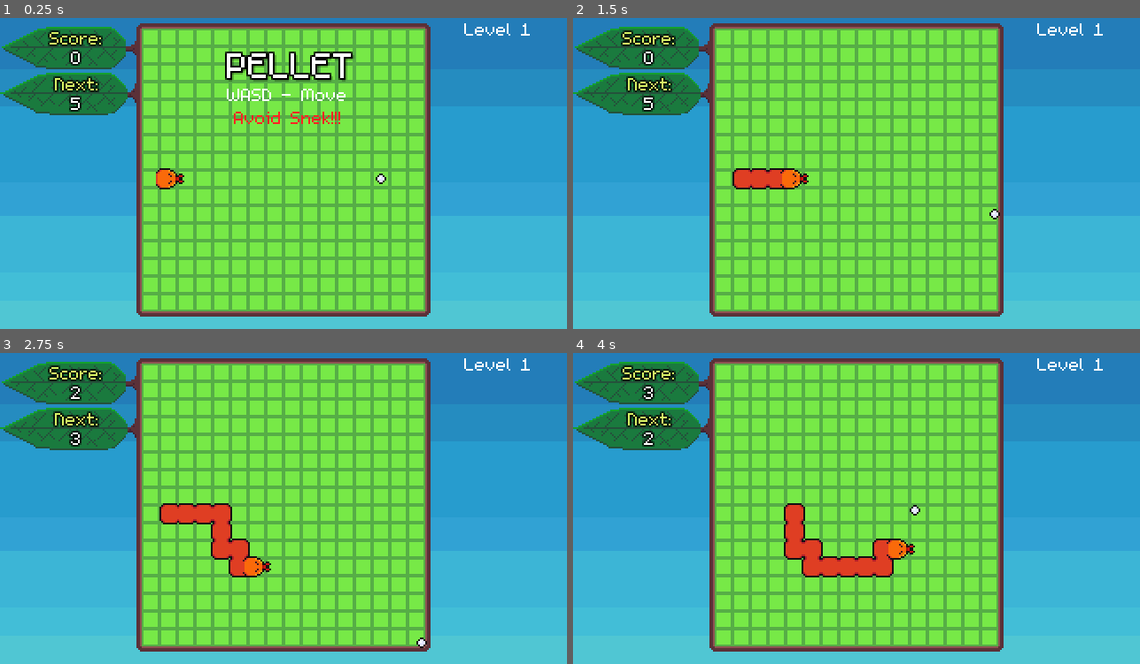
Above: before the commit, frames 1-4 (two rows, left to right).
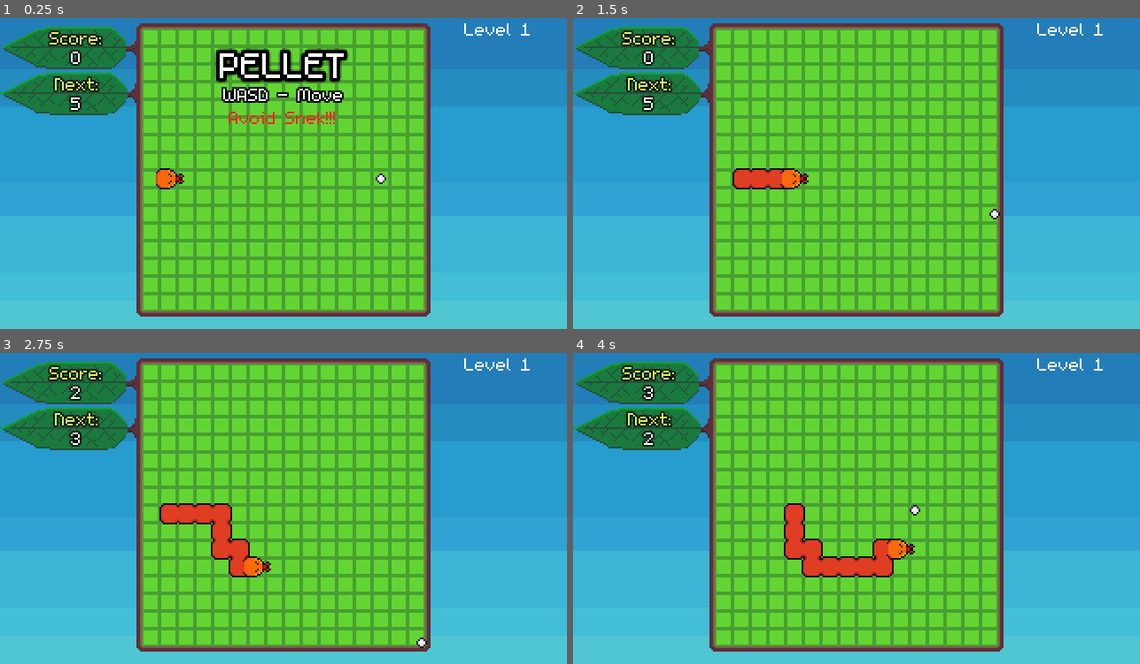
Above: after the commit, the same moments.

Repository: bdunko/Pellet
Game: Godot game, scene res://main.tscn
The game is run twice, just before and just after one commit, with the same random seed, the same clock (stepped at 60 frames per second) and the same inputs.
Inputs:
- Up to frame 1 (0.25 s): no input
- Up to frame 2 (1.5 s): tap Enter at 0.5 s; hold D (right) 0.53-1.28 s; hold S (down) from 1.28 s (still down)
- Up to frame 3 (2.75 s): release S (down) at 2.03 s; hold D (right) from 2.03 s (still down)
- Up to frame 4 (4 s): release D (right) at 2.78 s; hold W (up) 2.78-3.53 s; hold A (left) from 3.53 s (still down)

The runs differ from the first frame. In frame 1, 2.9% of the frame differs, in the area x 37-63%, y 9-35%; in frame 2, less than 0.1%; in frame 3, less than 0.1%; in frame 4, less than 0.1%.

Commit message:
high score

Diff:
--- a/main.gd
+++ b/main.gd
@@ -5,7 +5,9 @@
 }
 
 var state = State.WAITING
-
+var highscore = 0
+
+const HIGH_SCORE_FORMAT = "High Score: %d"
 const LEVEL_FORMAT = "[center]Level %d[/center]"
 const TIME_FORMAT = "[center]You lasted [color=lightblue]%d[/color] seconds.[/center]"
 const SCORE_FORMAT = "[center]And earned [color=green]%d[/color] points![/center]"
@@ -28,7 +30,7 @@
 var MAX_LEVEL = LEVEL_TIMES.size()
 var MAX_LEVEL_TIME = 40
 
-var GRID_COLORS = [null, Color(119/255.0, 233/255.0, 71/255.0), Color(202/255.0, 205/255.0, 71/255.0), Color(222/255.0, 181/255.0, 190/255.0),
+var GRID_COLORS = [null, Color(99/255.0, 213/255.0, 51/255.0), Color(202/255.0, 205/255.0, 71/255.0), Color(222/255.0, 181/255.0, 190/255.0),
 Color(113/255.0, 225/255.0, 155/255.0), Color(234/255.0, 226/255.0, 155/255.0), Color(203/255.0, 105/255.0, 145/255.0),
 Color(231/255.0, 121/255.0, 41/255.0), Color(100/255.0, 28/255.0, 55/255.0), Color(56/255.0, 134/255.0, 170/255.0),
 Color(106/255.0, 88/255.0, 225/255.0), Color(255/255.0, 190/255.0, 62/255.0), Color(0, 0, 0)]
@@ -194,6 +196,10 @@
 	$Pellet.reset()
 	$Pellet.enable()
 	state = State.WAITING
+	if score > highscore:
+		highscore = score
+		$StartupInfo/HighScore.text = HIGH_SCORE_FORMAT % highscore
+		$StartupInfo/HighScore.visible = true
 	score = 0
 	spawn_count = DEFAULT_SPAWN_COUNT
 	$StartupInfo.on_reset()
--- a/main.tscn
+++ b/main.tscn
@@ -97,32 +97,42 @@
 script = ExtResource("5_162x5")
 
 [node name="Title" type="Label" parent="StartupInfo"]
-offset_left = 128.0
 offset_top = 16.0
-offset_right = 200.0
+offset_right = 320.0
 offset_bottom = 45.0
 theme_override_colors/font_shadow_color = Color(0, 0, 0, 1)
 theme_override_colors/font_outline_color = Color(0, 0, 0, 1)
-theme_override_constants/outline_size = 4
+theme_override_constants/outline_size = 9
 theme_override_font_sizes/font_size = 32
 text = "PELLET"
 horizontal_alignment = 1
 
 [node name="Controls" type="Label" parent="StartupInfo"]
-offset_left = 128.0
 offset_top = 40.0
-offset_right = 196.0
+offset_right = 320.0
 offset_bottom = 56.0
+theme_override_colors/font_outline_color = Color(0, 0, 0, 1)
+theme_override_constants/outline_size = 4
 text = "WASD - Move"
 horizontal_alignment = 1
 
 [node name="Avoid" type="Label" parent="StartupInfo"]
-offset_left = 132.0
 offset_top = 53.0
-offset_right = 193.0
+offset_right = 320.0
 offset_bottom = 69.0
 theme_override_colors/font_color = Color(1, 0.145098, 0.137255, 1)
 text = "Avoid Snek!!!"
+horizontal_alignment = 1
+
+[node name="HighScore" type="Label" parent="StartupInfo"]
+visible = false
+offset_top = 118.0
+offset_right = 320.0
+offset_bottom = 134.0
+theme_override_colors/font_color = Color(1, 0.839216, 0, 1)
+theme_override_colors/font_outline_color = Color(0, 0, 0, 1)
+theme_override_constants/outline_size = 4
+text = "High Score: 9999"
 horizontal_alignment = 1
 
 [node name="DeadInfo" type="Node2D" parent="."]
